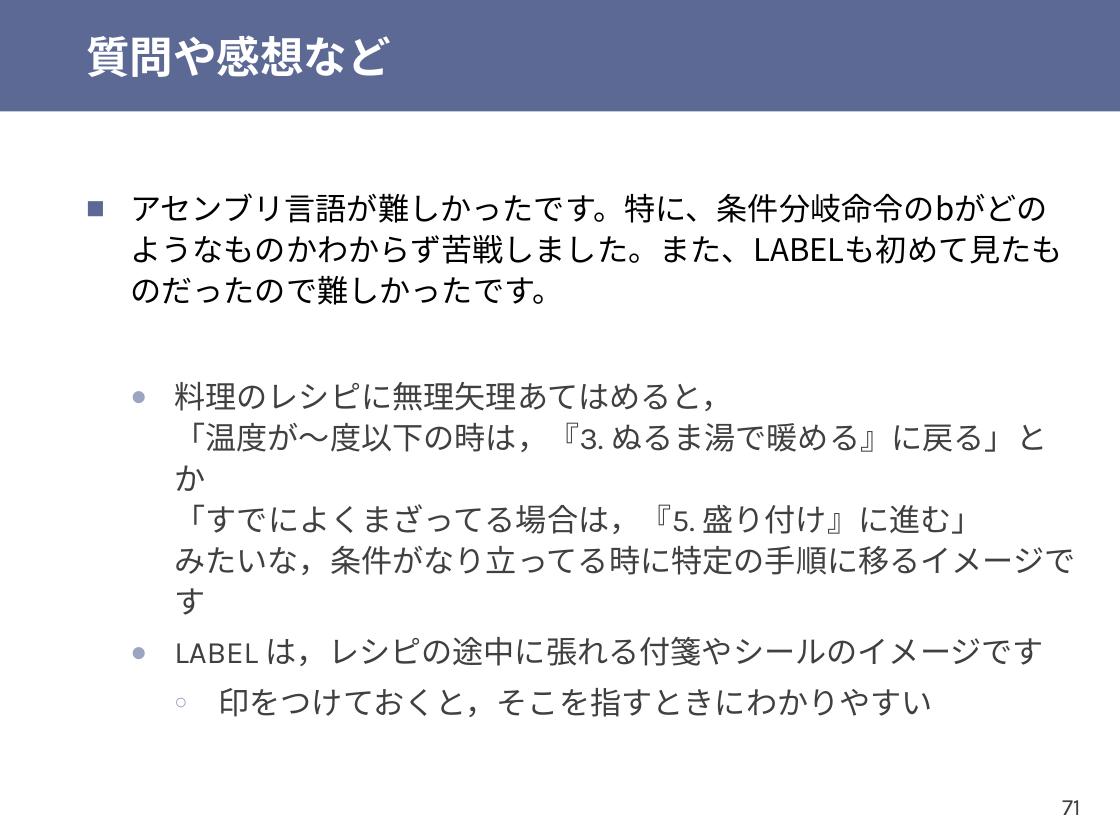
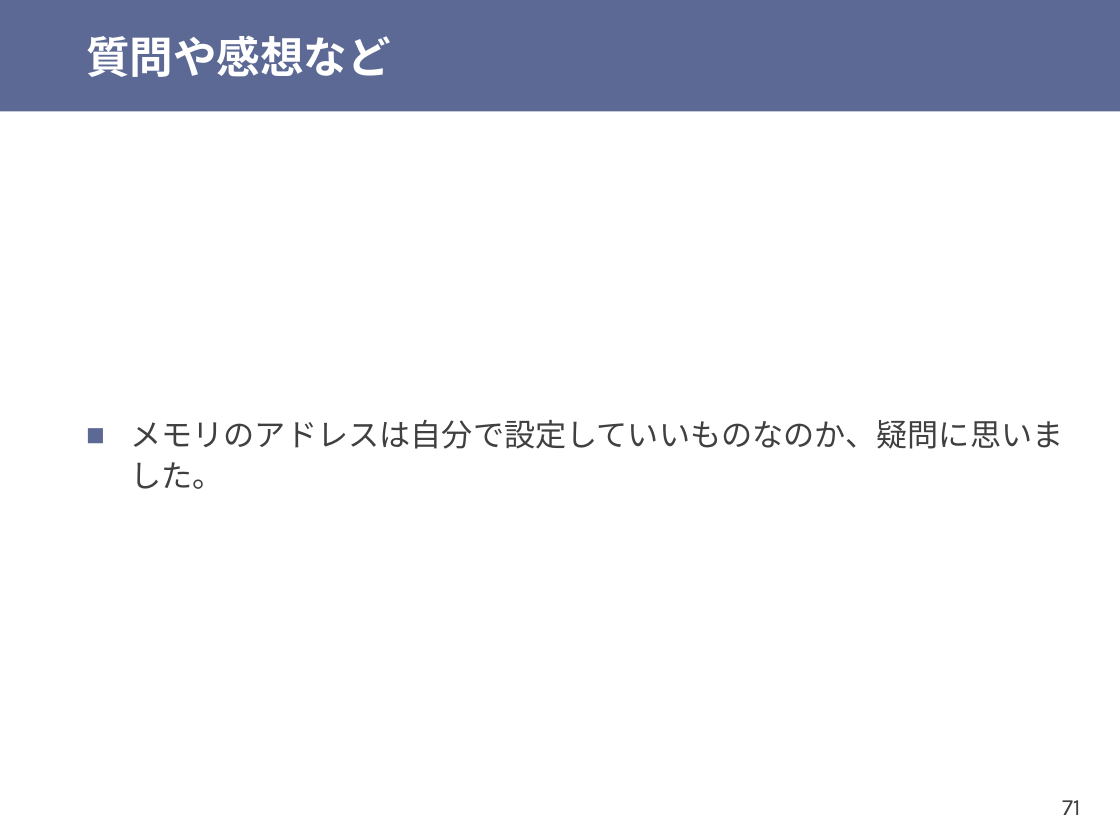
Before and after one commit to shioyadan/otya-computer-architecture-i, a slide deck: slide 71 of cai-shioya-03.pptx. Drawn at 1120x840 pixels with LibreOffice and Linux fonts; fonts in the diff are those of the drawing. Boxes give left, top, right and bottom in pixels: in the first picture for what was removed or moved away, otherwise in the second. Text is boxed around its words. In the diff, an @@ line names an element or a change of style, - is before the commit and + after.

```diff
--- a/cai-shioya-03.pptx
+++ b/cai-shioya-03.pptx
@@ text at (x1=130, y1=420, x2=1063, y2=489): text changed @@
-■ アセンブリ言語が難しかったです。特に、条件分岐命令のbがどのようなものかわからず苦戦しました。また、LABELも初めて見たものだったので難しかったです。
-  ● 料理のレシピに無理矢理あてはめると，
-    「温度が～度以下の時は，『3. ぬるま湯で暖める』に戻る」とか
-    「すでによくまざってる場合は，『5. 盛り付け』に進む」
-    みたいな，条件がなり立ってる時に特定の手順に移るイメージです
-  ● LABEL は，レシピの途中に張れる付箋やシールのイメージです
-    ○ 印をつけておくと，そこを指すときにわかりやすい
+■ メモリのアドレスは自分で設定していいものなのか、疑問に思いました。
```
Also in this commit, not shown: 26 other slides changed, 5 slides added, 3 slides removed, 1 other file.
